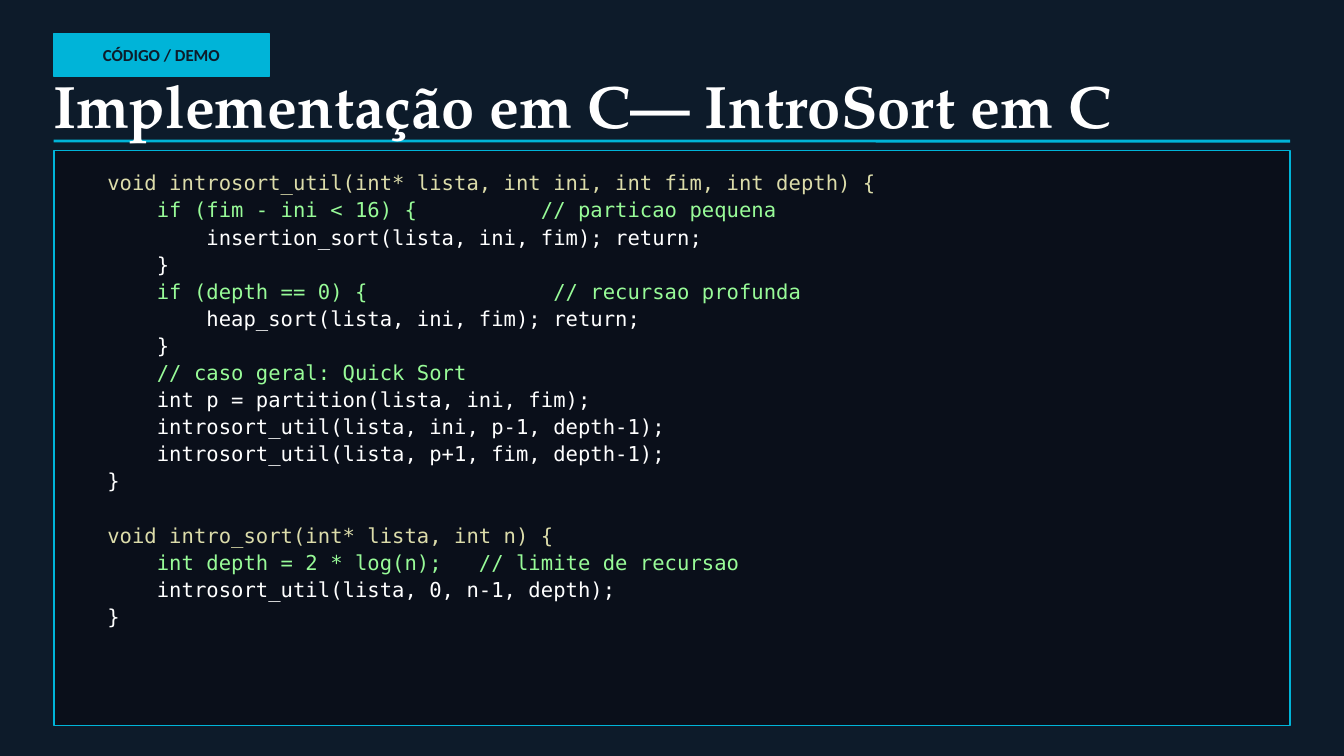
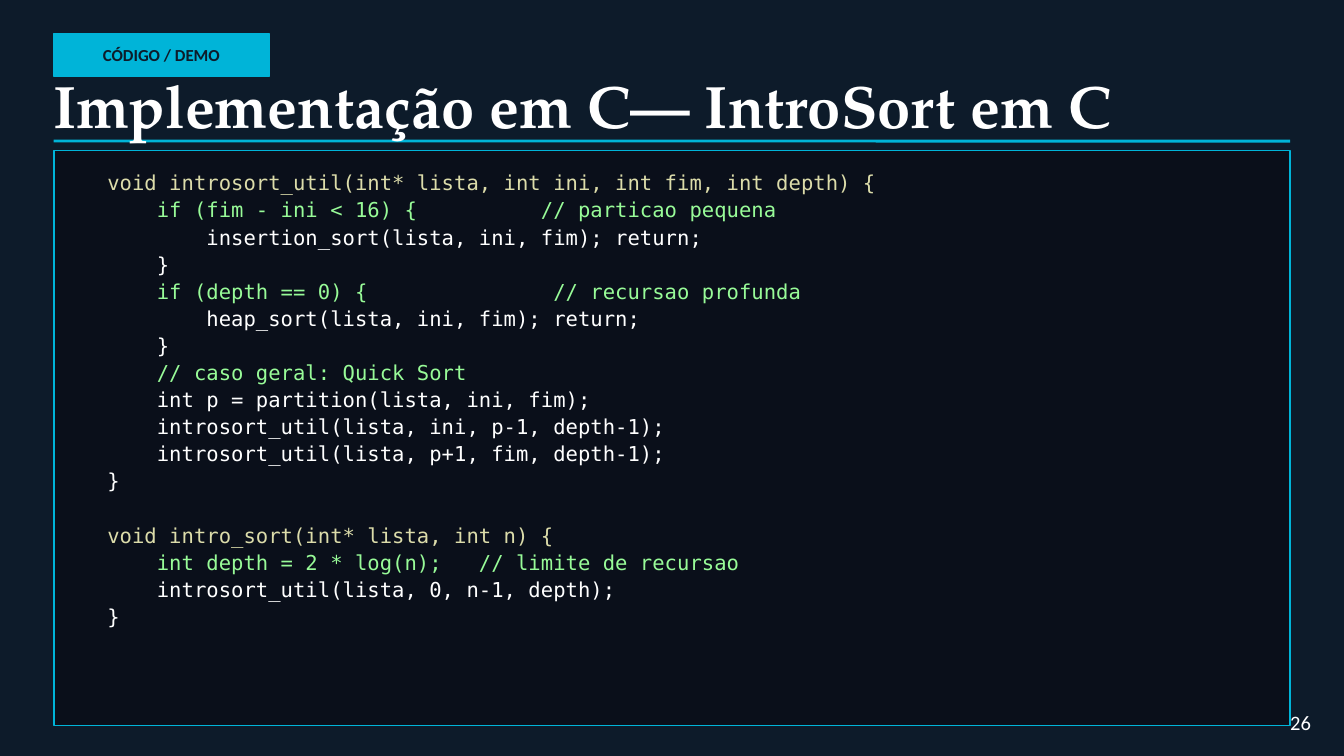
Before and after one commit to Joao-santos-oliveira/Algoritmos-de-Ordenacao, a slide deck: slide 26 of didatico/algoritmos_ordenacao.pptx (slide 22 before the commit). Drawn at 1344x756 pixels with LibreOffice and Linux fonts; fonts in the diff are those of the drawing. Boxes give left, top, right and bottom in pixels: in the first picture for what was removed or moved away, otherwise in the second. Text is boxed around its words. In the diff, an @@ line names an element or a change of style, - is before the commit and + after.

```diff
--- a/didatico/algoritmos_ordenacao.pptx
+++ b/didatico/algoritmos_ordenacao.pptx
@@ text added at (1290, 713, 1311, 730), 11 pt, text #FFFFFF @@
+26
```
Also in this commit, not shown: 20 other slides changed, 15 slides added, 8 slides removed.
